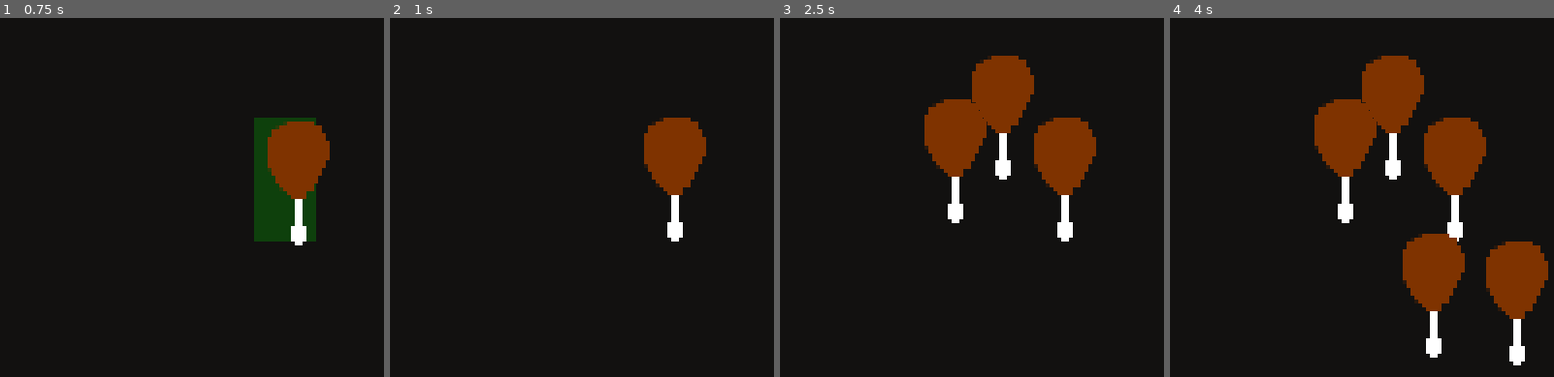
Above: before the commit, frames 1-4 (left to right).
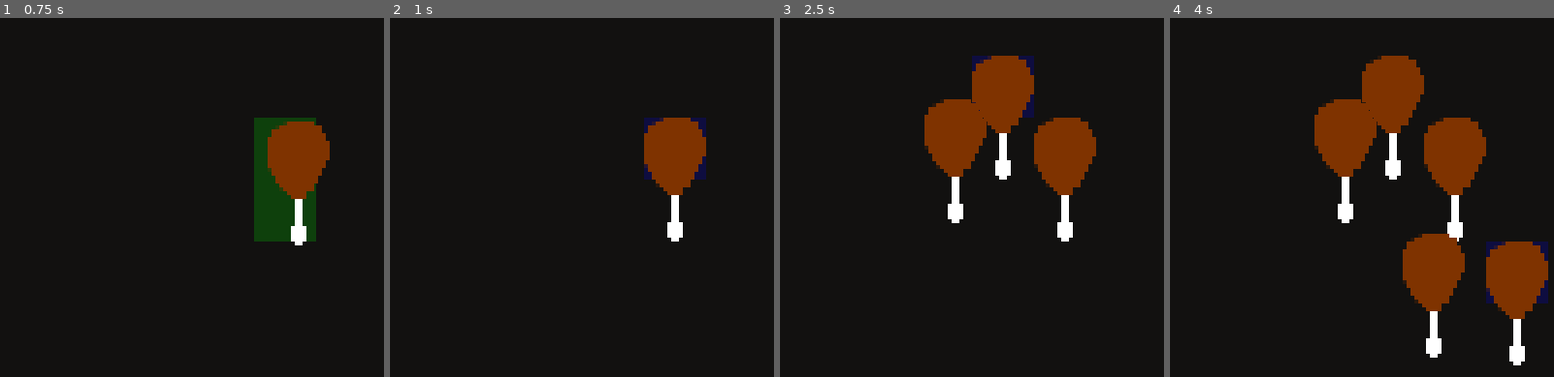
Above: after the commit, the same moments.

Repository: InRe-Dan/gmtk2024
Game: Godot game, scene res://main.tscn
Two runs of this game, one before a commit and one after it. Both use one fixed random seed, a clock stepped at 60 frames per second and the inputs below.
Inputs (mouse positions are in pixels of both pictures, inside the frame that each line leads up to):
- Up to frame 1 (0.75 s): tap Enter at 0.5 s; move the mouse to (299, 154) at 0.52 s; hold E (spawn_item) from 0.53 s (still down)
- Up to frame 2 (1 s): keep holding E (spawn_item); click (689, 154) at 0.8 s
- Up to frame 3 (2.5 s): tap Space at 1.25 s; move the mouse to (872, 204) at 1.27 s; release E (spawn_item) at 1.28 s; click (872, 204) at 1.35 s; tap E (spawn_item) at 1.55 s; tap Enter at 2 s; move the mouse to (1021, 71) at 2.02 s; hold E (spawn_item) from 2.03 s (still down); click (1021, 71) at 2.3 s
- Up to frame 4 (4 s): tap Space at 2.75 s; move the mouse to (1338, 280) at 2.77 s; release E (spawn_item) at 2.78 s; click (1338, 280) at 2.85 s; tap E (spawn_item) at 3.05 s; move the mouse to (1511, 254) at 3.52 s; hold E (spawn_item) from 3.53 s (still down); click (1511, 254) at 3.8 s

Frame 1 is identical in both runs. In frame 2, 0.4% of the frame differs, in the area x 66-83%, y 27-46%; in frame 3, 0.4%; in frame 4, 0.4%.

Commit message:
Added picking up items

Diff:
--- a/Grid/grid.gd
+++ b/Grid/grid.gd
@@ -29,13 +29,15 @@
 
 func _input(event: InputEvent) -> void:
 	if event.is_action_pressed("submit"):
-		place_item()
+		if held_item:
+			place_item()
+		else:
+			pick_item()
 
 	# TODO: REMOVE (testing stuff)
 	if event.is_action_pressed("spawn_item"):
 		var new_item: GridItem = grid_item_scene.instantiate()
 		new_item.initialize(load("res://Item/Items/drumstick.tres"))
-		new_item.selected = true
 		held_item = new_item
 		add_child(new_item)
 		if current_slot:
@@ -48,10 +50,12 @@
 
 	if held_item:
 		can_place = check_slot_availability(get_slot_positions(current_slot, held_item.item))
+	else:
+		slot.set_color(GridSlot.State.SELECTED)
 
 
 ## Mouse hovered off grid slot
-func _on_slot_mouse_exited(slot: GridSlot) -> void:
+func _on_slot_mouse_exited() -> void:
 	# Clear slot statuses
 	for row: Array[GridSlot] in matrix:
 		for grid_slot: GridSlot in row:
@@ -121,9 +125,32 @@
 		slot.item_stored = item
 
 	# Submit item at position
+	item.root_slot = root_slot
 	item.position = root_slot.position
 
-	_on_slot_mouse_exited(root_slot)
+	_on_slot_mouse_exited()
+	_on_slot_mouse_entered(root_slot)
+
+
+## Attempts to pick up an item in the hovered slot
+func pick_item() -> void:
+	if held_item or not current_slot: return
+
+	if is_instance_valid(current_slot.item_stored):
+		held_item = current_slot.item_stored
+	else:
+		return
+
+	var root_slot: GridSlot = held_item.root_slot
+	var slots: Array[GridSlot]
+
+	# Iterate over slot positions and nullify respective slot's stored item field
+	for grid_pos in get_slot_positions(root_slot, held_item.item):
+		(matrix[grid_pos.y][grid_pos.x] as GridSlot).item_stored = null
+
+	_on_slot_mouse_exited()
+	_on_slot_mouse_entered(current_slot)
+
 
 
 ## Returns a list of slot positions based on the passed slot and passed item
--- a/Grid/grid_slot.gd
+++ b/Grid/grid_slot.gd
@@ -8,7 +8,7 @@
 
 var grid_position: Vector2i
 
-enum State {DEFAULT, OCCUPIED, AVAILABLE}
+enum State {DEFAULT, OCCUPIED, AVAILABLE, SELECTED}
 
 var item_stored: GridItem = null
 
@@ -28,6 +28,11 @@
 			status.color = Color(Color.RED, 0.2)
 		State.AVAILABLE:
 			status.color = Color(Color.GREEN, 0.2)
+		State.SELECTED:
+			if not item_stored:
+				status.color = Color(Color.GRAY, 0.1)
+			else:
+				status.color = Color(Color.BLUE, 0.2)
 		_: status.color = Color(Color.WHITE, 0.0)
 
 
@@ -38,4 +43,4 @@
 
 ## Mouse hovered off
 func _on_mouse_exited() -> void:
-	exited.emit(self)
+	exited.emit()
--- a/Item/grid_item.gd
+++ b/Item/grid_item.gd
@@ -4,7 +4,7 @@
 @onready var texture_rect: TextureRect = $TextureRect
 
 var item: Item = null
-var selected: bool = false
+var root_slot: GridSlot = null
 
 var initialized: bool = false
 
